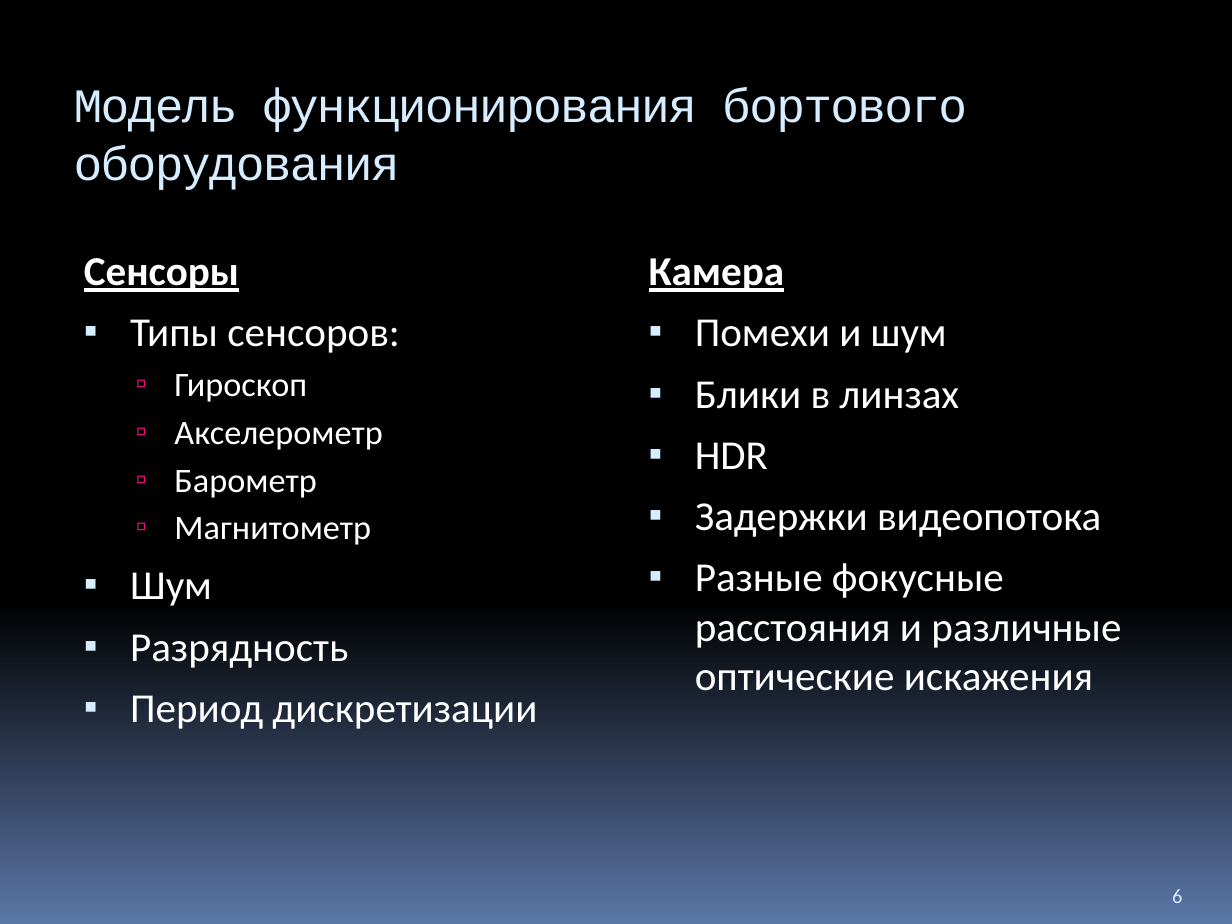
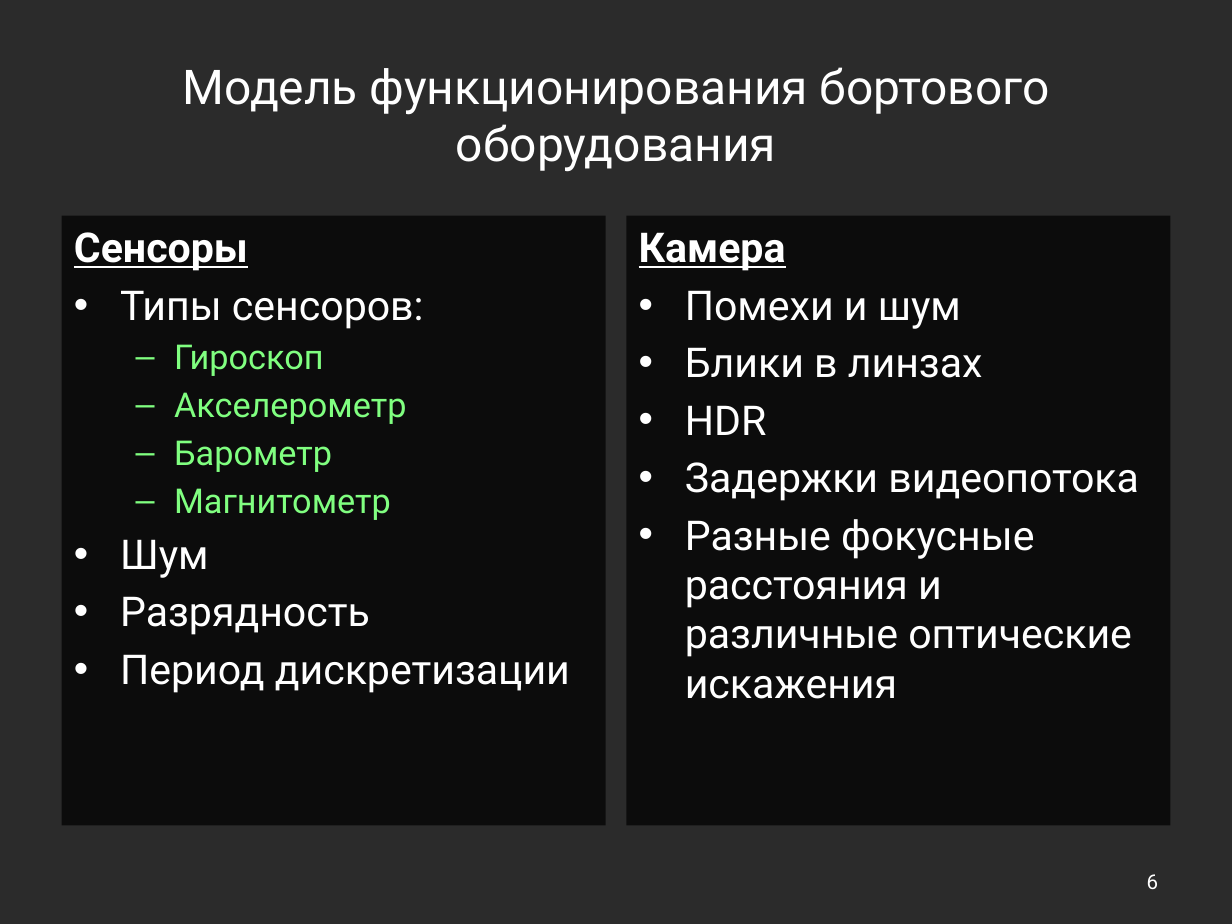
Before and after one commit to Jacobi20/quadro-xds, a slide deck: slide 6 of Docs/Medias2012.pptx. Drawn at 1232x924 pixels with LibreOffice and Linux fonts; fonts in the diff are those of the drawing; background and template pictures are left out; a plain dark background stands for a picture behind light text. Boxes give left, top, right and bottom in pixels: in the first picture for what was removed or moved away, otherwise in the second. Text is boxed around its words. In the diff, an @@ line names an element or a change of style, - is before the commit and + after.

```diff
--- a/Docs/Medias2012.pptx
+++ b/Docs/Medias2012.pptx
@@ background gradient #000000 to #5B77A8 to picture (left out) @@
@@ title "Модель функционирования бортового оборудования": place and size @@
-title "Модель функционирования бортового оборудования" at box(74, 88, 967, 190)
+title "Модель функционирования бортового оборудования" at box(183, 67, 1050, 172)
@@ title "Модель функционирования бортового оборудования" at box(183, 67, 1050, 172): font Courier New to Roboto, text colour #D6ECFF to #FFFFFF, letter spacing -1 to 0 pt; alignment left to centre; vertical alignment top to middle @@
@@ text "Сенсоры": place and size @@
-text "Сенсоры" at box(84, 258, 537, 729)
+text "Сенсоры" at box(62, 216, 606, 825)
@@ text "Сенсоры" at box(62, 216, 606, 825): font Calibri to Roboto; text colour #FFFFFF to #80FF80 in "Гироскоп", "Акселерометр", "Барометр", "Магнитометр"; indent changed; less space between paragraphs; bullet ▪ to •; bullet ▫ to –; fill none to #000000 at 70% opacity @@
@@ text "Камера": place and size @@
-text "Камера" at box(649, 258, 1121, 691)
+text "Камера" at box(626, 216, 1170, 825)
@@ text "Камера" at box(626, 216, 1170, 825): font Calibri to Roboto; indent changed; less space between paragraphs; bullet ▪ to •; fill none to #000000 at 70% opacity @@
@@ page number: place and size @@
-page number at box(1172, 889, 1182, 903)
+page number at box(1147, 874, 1159, 889)
@@ page number at box(1147, 874, 1159, 889): font Calibri to Roboto, text colour #D6ECFF to #FFFFFF; alignment left to right; vertical alignment bottom to middle @@
```
Also in this commit, not shown: 11 other slides changed, 1 slide added, 1 slide removed, 1 other file.
